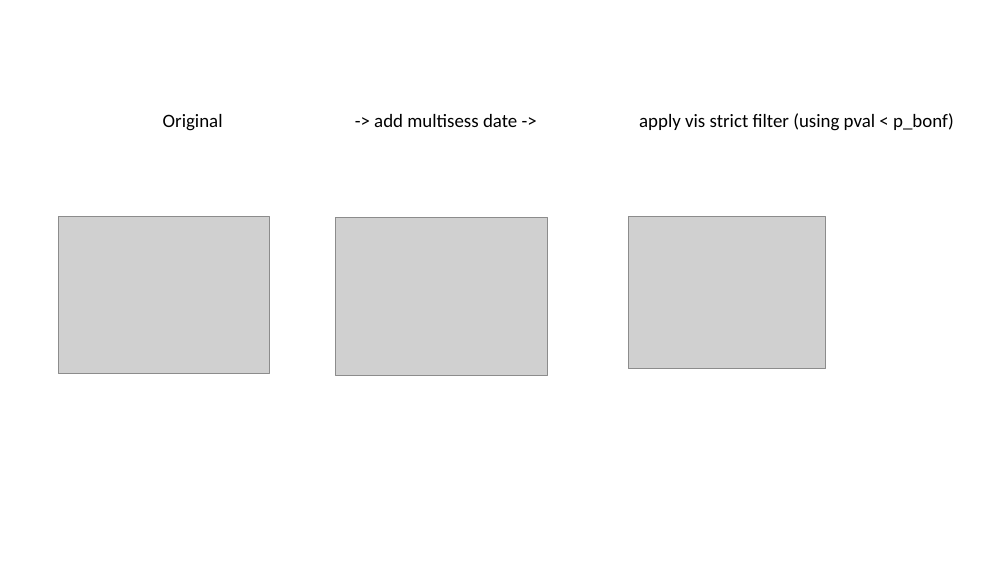
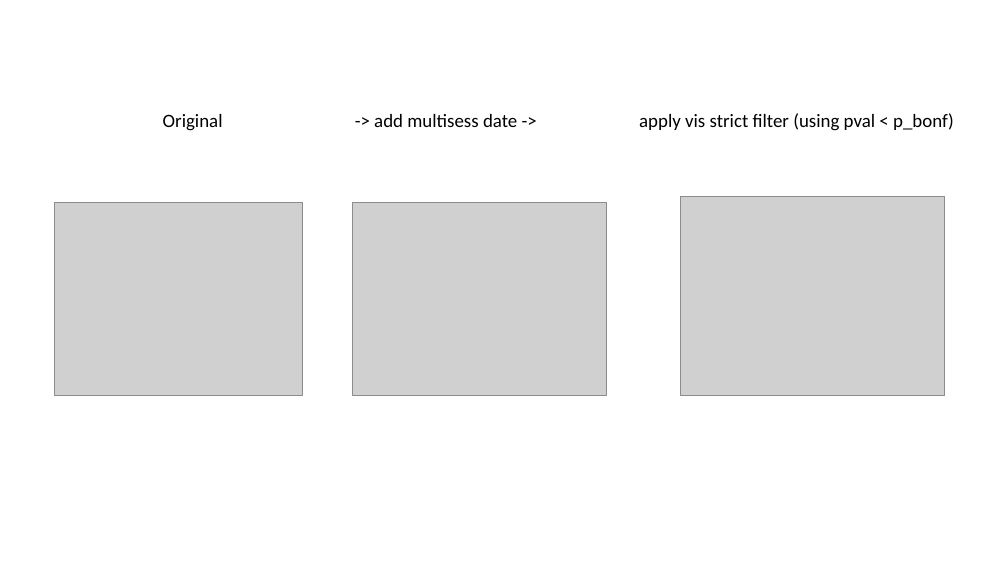
Before and after one commit to lanluo9/inter, a slide deck: slide 4 of results/add 8ori_2isi_multisess, and apply vis strict filter/compare.pptx (slide 1 before the commit). Drawn at 1008x567 pixels with LibreOffice and Linux fonts; fonts in the diff are those of the drawing; grey boxes stand for pictures. Boxes give left, top, right and bottom in pixels: in the first picture for what was removed or moved away, otherwise in the second. Text is boxed around its words. In the diff, an @@ line names an element or a change of style, - is before the commit and + after.

```diff
--- a/results/add 8ori_2isi_multisess, and apply vis strict filter/compare.pptx
+++ b/results/add 8ori_2isi_multisess, and apply vis strict filter/compare.pptx
@@ picture: place and size @@
-picture at box(58, 216, 269, 374)
+picture at box(54, 203, 302, 395)
@@ picture: place and size @@
-picture at box(336, 218, 548, 376)
+picture at box(352, 202, 606, 395)
@@ picture added at box(681, 197, 944, 395) @@
@@ picture removed at box(628, 216, 827, 369) @@
```
Also in this commit, not shown: 1 other slide changed, 3 slides added, 3 other files.
